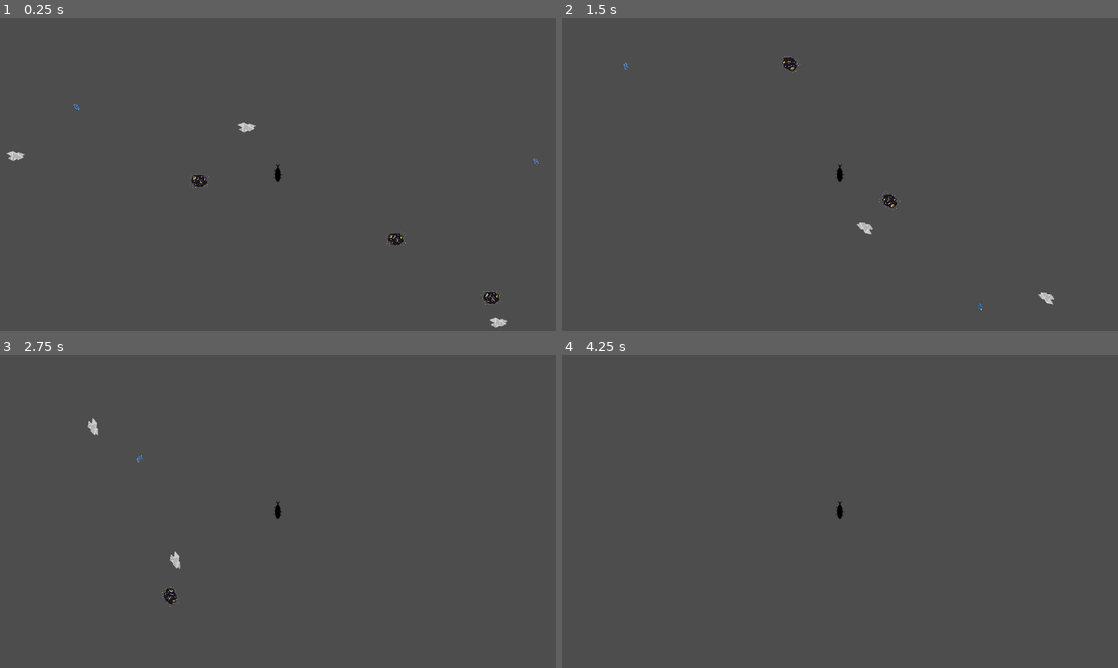
Above: before the commit, frames 1-4 (two rows, left to right).
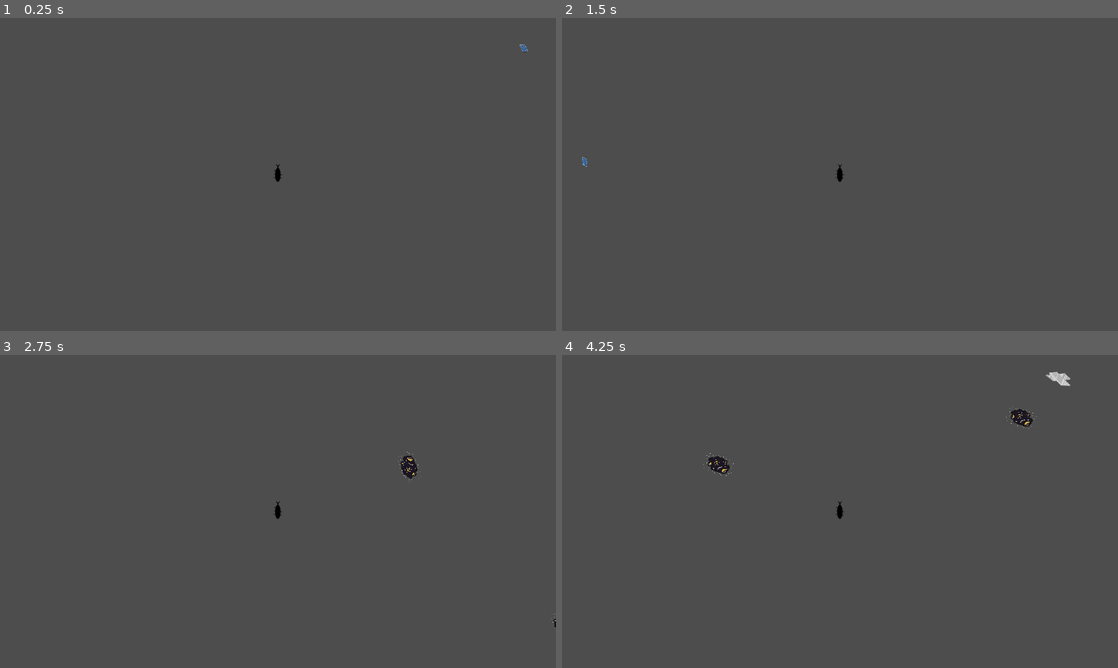
Above: after the commit, the same moments.

Repository: CarterHorton/starrrboard-HO
Game: Godot game, scene res://scenes/game.tscn
Same seed, same stepped clock (60 frames per second), same inputs: the game is played once before the commit and once after it.
Inputs:
- Up to frame 1 (0.25 s): no input
- Up to frame 2 (1.5 s): hold Right (rotate_right) 0.53-1.28 s; hold Down (move_backward) from 1.28 s (still down)
- Up to frame 3 (2.75 s): release Down (move_backward) at 2.03 s; hold Right (rotate_right) from 2.03 s (still down)
- Up to frame 4 (4.25 s): release Right (rotate_right) at 2.78 s; hold Up (move_forward) 2.78-3.53 s; hold Left (rotate_left) from 3.53 s (still down)

The runs differ from the first frame. In frame 1, 0.5% of the frame differs, in the area x 1-97%, y 8-99%; in frame 2, 0.3%; in frame 3, 0.4%; in frame 4, 0.4%.

Commit message:
Added a GameManager, point tracking
I added a game manager to keep track of stats like points, maybe even health and stuff in the near future.

Diff:
--- a/starrrboard,-ho!/scenes/Scraps.tscn
+++ b/starrrboard,-ho!/scenes/Scraps.tscn
@@ -23,7 +23,7 @@
 "
 
 [sub_resource type="CircleShape2D" id="CircleShape2D_qbkj0"]
-radius = 350.0
+radius = 951.3149
 
 [node name="Scrap" type="Area2D" groups=["Scrap"]]
 scale = Vector2(0.02, 0.02)
@@ -32,13 +32,13 @@
 script = ExtResource("1_vh33x")
 
 [node name="SpriteTexture" type="Sprite2D" parent="."]
-position = Vector2(-1.5258789e-05, 1.5258789e-05)
-scale = Vector2(1.4937239, 1.6111112)
+position = Vector2(292.875, 100.93756)
+scale = Vector2(2.2115583, 2.0335648)
 texture = ExtResource("2_vh33x")
 script = SubResource("GDScript_vh33x")
 
 [node name="CollisionShape2D" type="CollisionShape2D" parent="."]
-position = Vector2(-150, -50)
+position = Vector2(150, 50)
 shape = SubResource("CircleShape2D_qbkj0")
 
 [connection signal="area_entered" from="." to="." method="_on_area_entered"]
--- a/starrrboard,-ho!/scenes/game.tscn
+++ b/starrrboard,-ho!/scenes/game.tscn
@@ -1,13 +1,18 @@
-[gd_scene load_steps=6 format=3 uid="uid://cpf66xjmf73s2"]
+[gd_scene load_steps=7 format=3 uid="uid://cpf66xjmf73s2"]
 
 [ext_resource type="PackedScene" uid="uid://cs04s23q5dicv" path="res://scenes/player.tscn" id="1_uwrxv"]
 [ext_resource type="PackedScene" uid="uid://cpq10lsr3g175" path="res://scenes/Scraps.tscn" id="3_lnu2h"]
 [ext_resource type="Texture2D" uid="uid://6whstg5q2f0v" path="res://assets/ScrapTexture1.png" id="4_iywne"]
 [ext_resource type="Texture2D" uid="uid://bwrqkqx3vm210" path="res://assets/ScrapTexture3.png" id="5_iywne"]
 [ext_resource type="Texture2D" uid="uid://3mklcukacxy8" path="res://assets/ScrapTexture2.png" id="5_p57ef"]
+[ext_resource type="Script" uid="uid://cj4it1iguw2w0" path="res://scenes/game_manager.gd" id="6_p57ef"]
 
 [node name="game" type="Node2D"]
 position = Vector2(642, 356)
+
+[node name="GameManager" type="Node" parent="."]
+unique_name_in_owner = true
+script = ExtResource("6_p57ef")
 
 [node name="player" parent="." instance=ExtResource("1_uwrxv")]
 
--- /dev/null
+++ b/starrrboard,-ho!/scenes/game_manager.gd
@@ -0,0 +1,7 @@
+extends Node
+
+var score:int = 0;
+
+func addPoint():
+	score += 1
+	print(score)
--- a/starrrboard,-ho!/scripts/scraps.gd
+++ b/starrrboard,-ho!/scripts/scraps.gd
@@ -5,13 +5,13 @@
 # Description: Moves the whole body around the screen
 # ----- Settings -----
 @export var scrapSpeed: float = 40.0 # Variable speed controler
-@export var maxVals: Vector2 = Vector2(1280,720) # Maximum value numbers
-@export var minVals: Vector2 = Vector2(0,0) # Minumum value numbers
+@export var maxVals: Vector2 = Vector2(1280,-720) # Maximum value numbers
+@export var minVals: Vector2 = Vector2(-1280,720) # Minumum value numbers
 @export var custom_Texture: Texture2D:
 	set(value):
 		$SpriteTexture.texture = value
 		custom_Texture = value
-
+@onready var gameManager = %GameManager
 # ----- Variables ------
 var target: Vector2 # Refrence variable for where the peice is going
 var rng = RandomNumberGenerator.new() # OS time to create random ints
@@ -49,5 +49,6 @@
 
 # This detects for the player body to collide with scraps
 func _on_body_entered(body: Node2D) -> void:
-	print("collision")
+	gameManager.addPoint()
+	queue_free()
 	pass # Replace with function body.
Not shown, added: starrrboard,-ho!/scenes/game_manager.gd.uid
